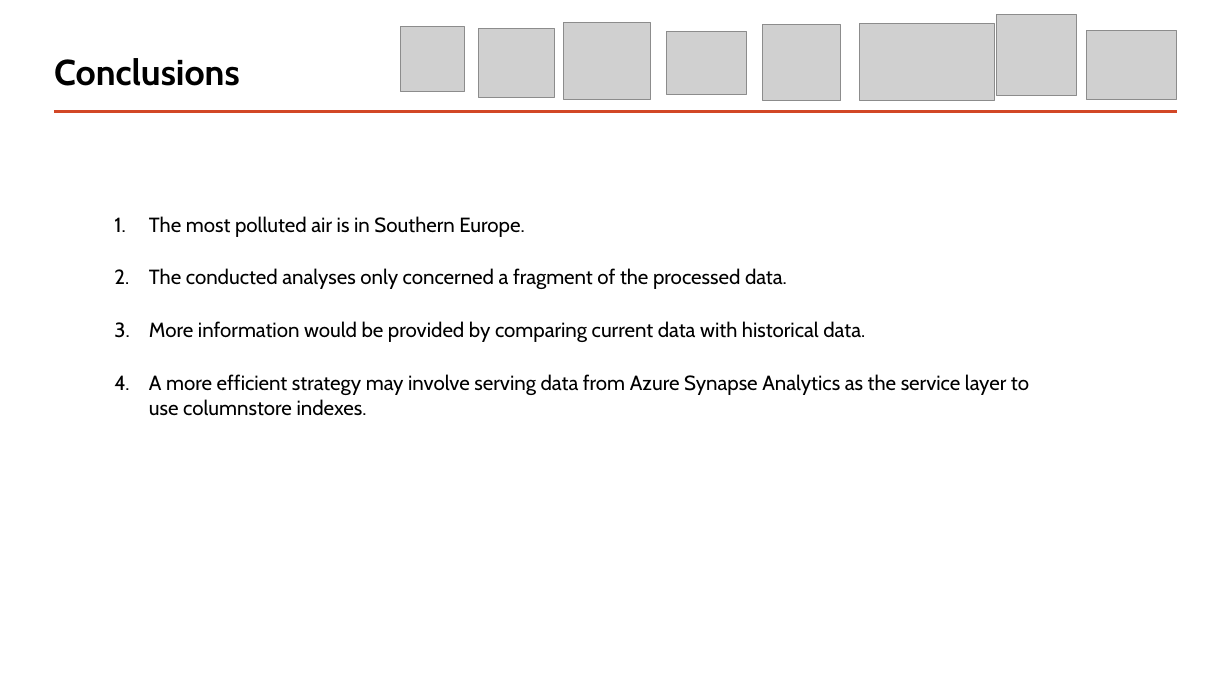
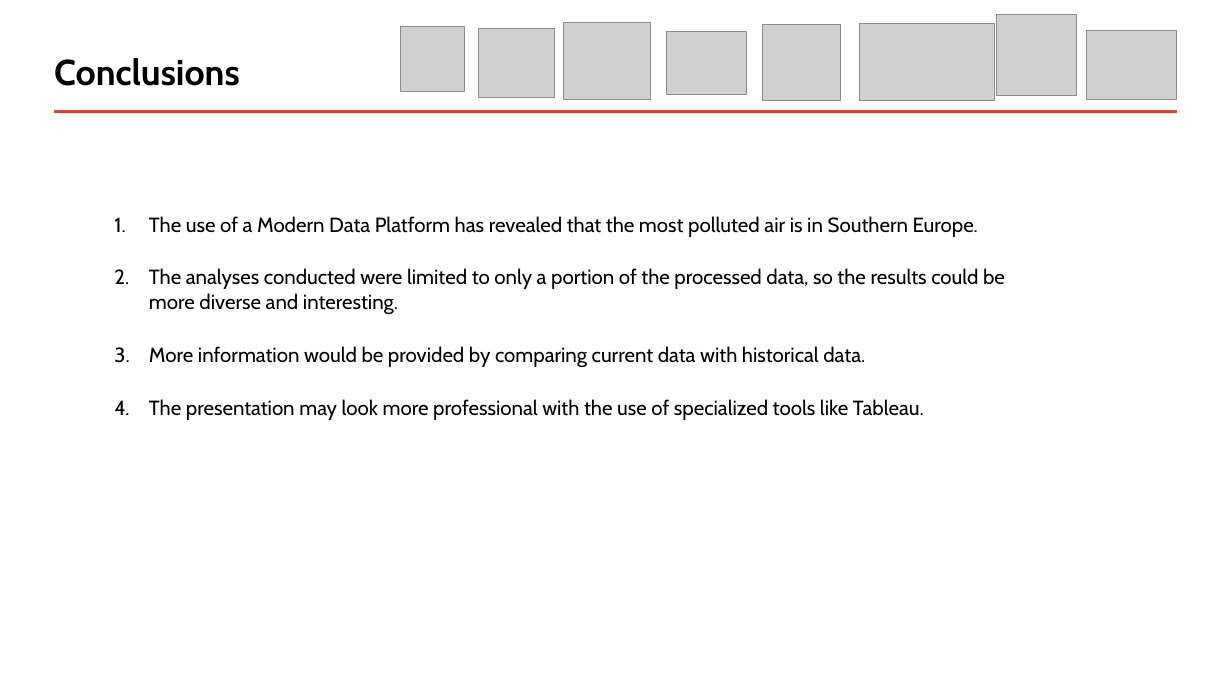
Before and after one commit to piotreks-uw-edu/kafka-weather-pipeline, a slide deck: slide 18 of Presentation/Processing Data on Air Pollution in Europe on Modern Data Platform.pptx. Drawn at 1232x693 pixels with LibreOffice and Linux fonts; fonts in the diff are those of the drawing; grey boxes stand for pictures. Boxes give left, top, right and bottom in pixels: in the first picture for what was removed or moved away, otherwise in the second. Text is boxed around its words. In the diff, an @@ line names an element or a change of style, - is before the commit and + after.

```diff
--- a/Presentation/Processing Data on Air Pollution in Europe on Modern Data Platform.pptx
+++ b/Presentation/Processing Data on Air Pollution in Europe on Modern Data Platform.pptx
@@ text at [149, 216, 1005, 314]: text changed @@
-1. The most polluted air is in Southern Europe.
-2. The conducted analyses only concerned a fragment of the processed data.
+1. The use of a Modern Data Platform has revealed that the most polluted air is in Southern Europe.
+2. The analyses conducted were limited to only a portion of the processed data, so the results could be more diverse and interesting.
@@ text at [149, 399, 924, 420]: text changed @@
-4. A more efficient strategy may involve serving data from Azure Synapse Analytics as the service layer to use columnstore indexes.
+4. The presentation may look more professional with the use of specialized tools like Tableau.
```
Also in this commit, not shown: 6 other slides changed.
